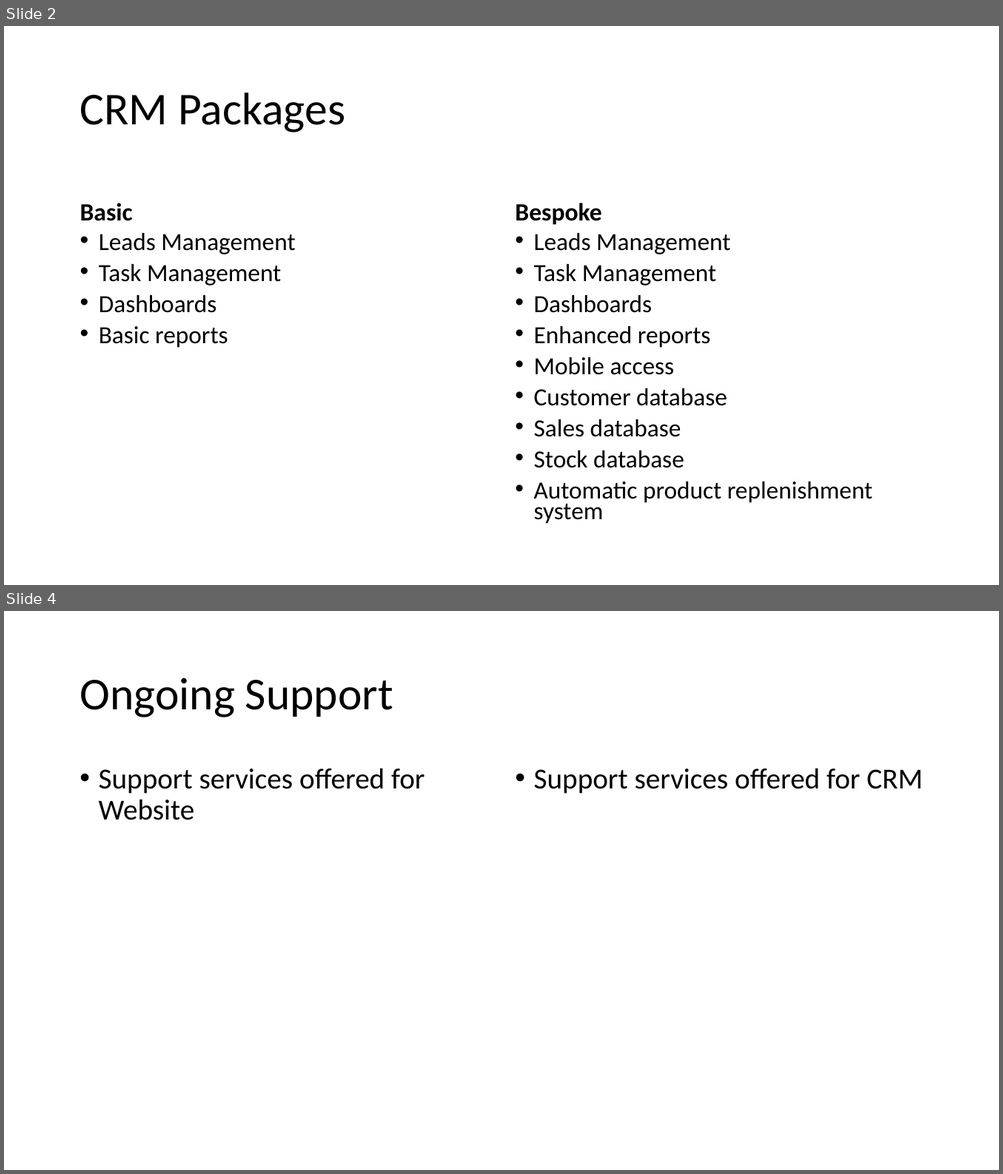
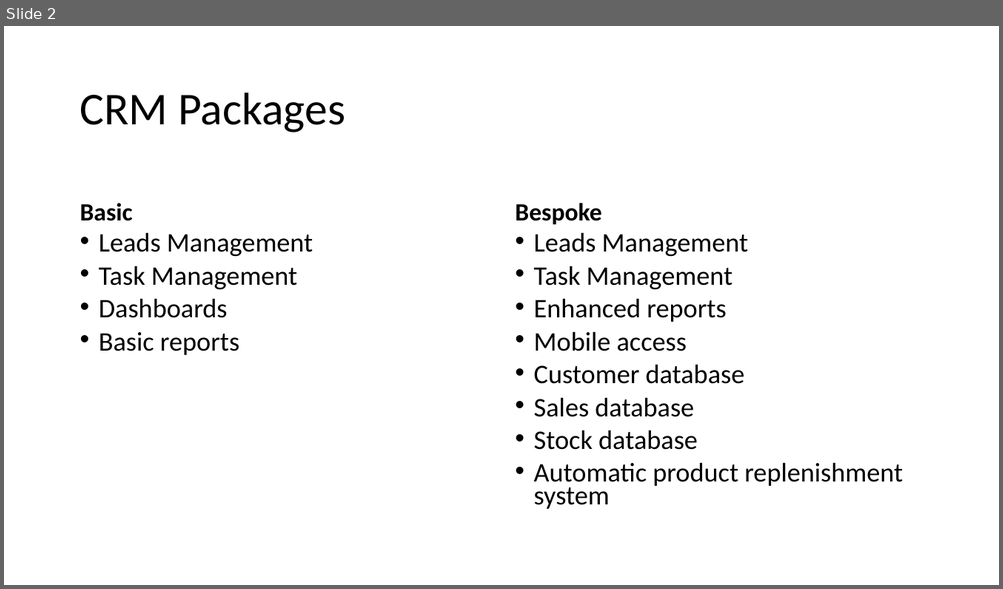
Before and after one commit to Christopher-Annandale/davetoys, a slide deck: Presentation slides.pptx. Shown one above the other, each under a label of ours: slides 2 and 4 before the commit, slide 2 after it; the slides between them are not shown. The pictures are 1003x1174 and 1003x589 pixels, drawn with LibreOffice and Linux fonts; fonts in the diff are those of the drawing. Boxes give left, top, right and bottom in pixels: in the first picture for what was removed or moved away, otherwise in the second. Text is boxed around its words. In the diff, an @@ line names an element or a change of style, - is before the commit and + after.

```diff
--- a/Presentation slides.pptx
+++ b/Presentation slides.pptx
@@ slide 4 removed at (x1=4, y1=611, x2=999, y2=1170), background #FFFFFF @@
@@ title removed at (x1=79, y1=678, x2=393, y2=718) @@
-Ongoing Support
@@ text removed at (x1=99, y1=768, x2=424, y2=820) @@
-• Support services offered for Website
@@ text removed at (x1=534, y1=768, x2=922, y2=794) @@
-• Support services offered for CRM
@@ slide 2 changed as well @@
@@ text "Leads Management" at (x1=99, y1=232, x2=313, y2=355): size 23.8 to 25.9 pt @@
@@ text "Leads Management" at (x1=534, y1=232, x2=902, y2=509): size 23.8 to 25.9 pt @@
@@ text at (x1=534, y1=295, x2=652, y2=313): paragraph removed @@
-• Dashboards
```
Also in this commit, not shown: 3 other slides changed.
